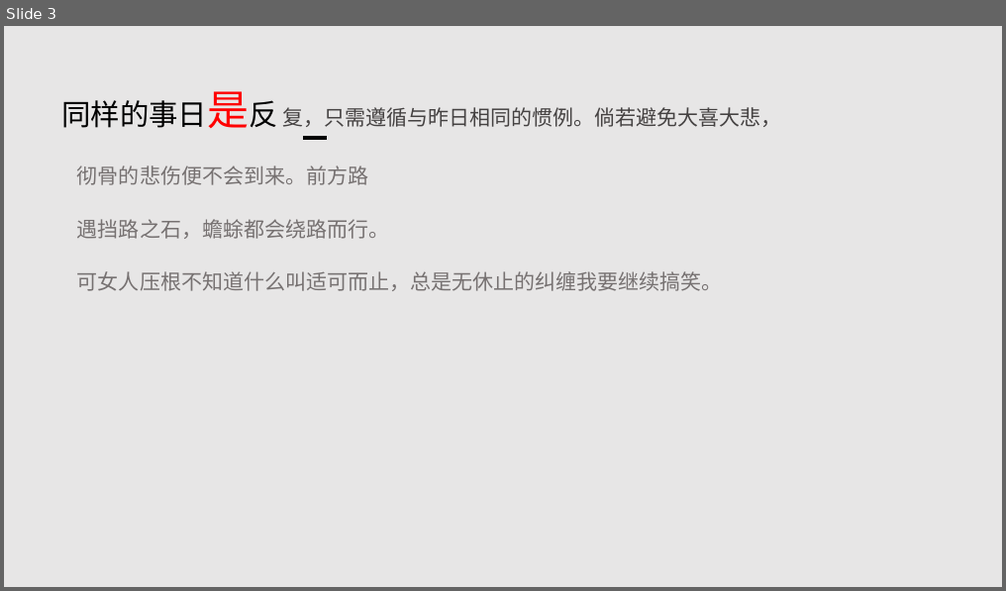
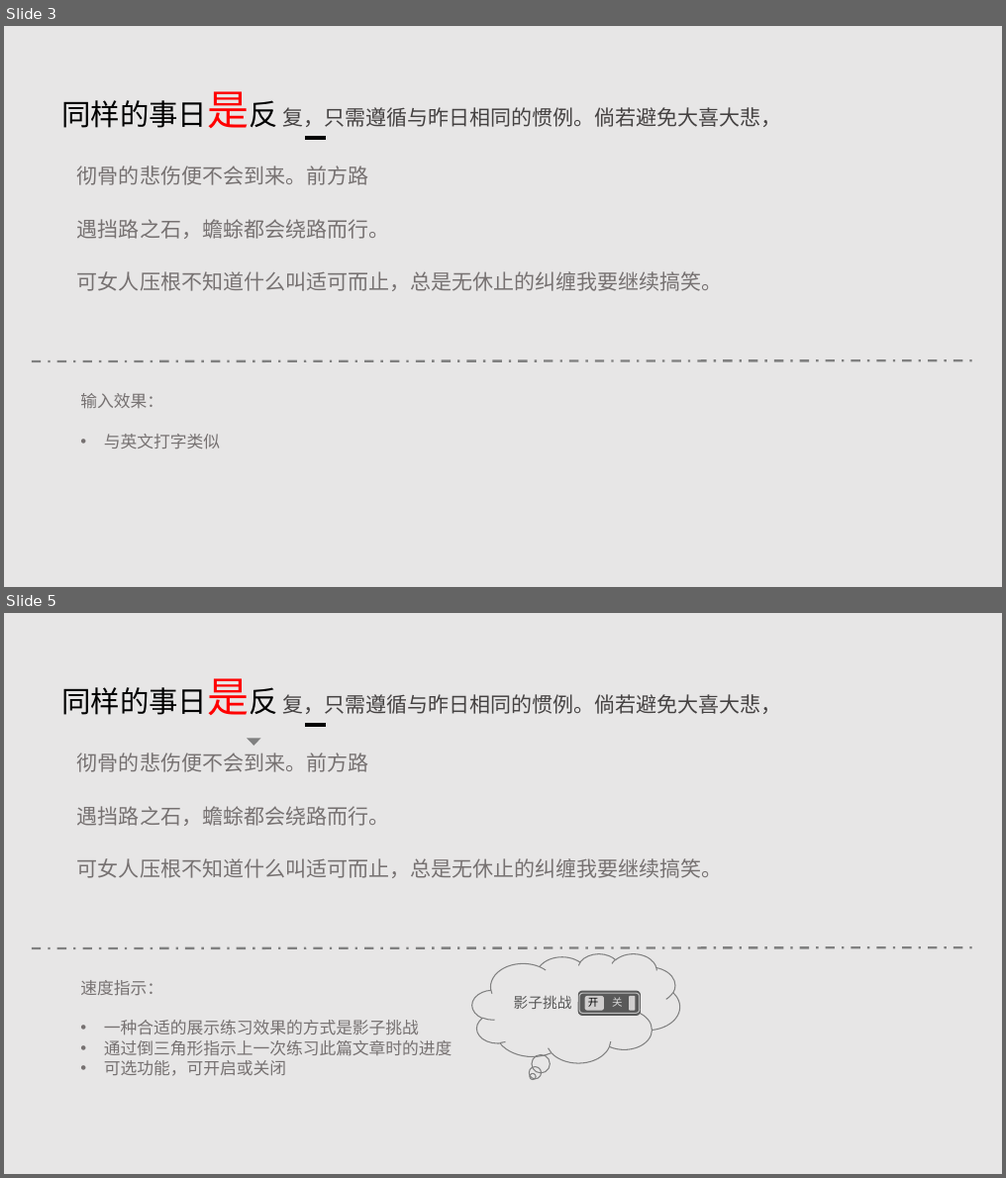
Before and after one commit to GitNealian/typen, a slide deck: about typen design.pptx. Shown one above the other, each under a label of ours: slide 3 before the commit, slides 3 and 5 after it; the slides between them are not shown. The pictures are 1006x591 and 1006x1178 pixels, drawn with LibreOffice and Linux fonts; fonts in the diff are those of the drawing. Boxes give left, top, right and bottom in pixels: in the first picture for what was removed or moved away, otherwise in the second. Text is boxed around its words. In the diff, an @@ line names an element or a change of style, - is before the commit and + after.

```diff
--- a/about typen design.pptx
+++ b/about typen design.pptx
@@ slide 5 added at (4,613,1002,1174), background #E7E6E6 @@
@@ text added at (61,678,782,715), 20 pt, text #454242 @@
+同样的事日是反 复，只需遵循与昨日相同的惯例。倘若避免大喜大悲，
@@ math minus added at (301,716,330,734), fill #000000 @@
@@ text added at (77,753,368,772), 20 pt, text #767171 @@
+彻骨的悲伤便不会到来。前方路
@@ flow chart merge added at (247,738,260,746), fill #808080 @@
@@ text added at (77,806,390,826), 20 pt, text #767171 @@
+遇挡路之石，蟾蜍都会绕路而行。
@@ text added at (77,859,723,878), 20 pt, text #767171 @@
+可女人压根不知道什么叫适可而止，总是无休止的纠缠我要继续搞笑。
@@ line added from (32, 949) to (975, 948), #808080 2.25 pt dashed @@
@@ text added at (80,980,452,1076), 16 pt, text #767171 @@
+速度指示：
+• 一种合适的展示练习效果的方式是影子挑战
+• 通过倒三角形指示上一次练习此篇文章时的进度
+• 可选功能，可开启或关闭
@@ group added at (472,954,679,1062): 4 rounded rectangles, 3 texts, 1 thought cloud @@
+开
+关
+影子挑战
@@ slide 3 changed as well @@
@@ line added from (32, 362) to (975, 361), #808080 2.25 pt dashed @@
@@ text added at (80,393,220,449), 16 pt, text #767171 @@
+输入效果：
+• 与英文打字类似
```
Also in this commit, not shown: 2 other slides changed, 2 other slides added, 1 other file.
